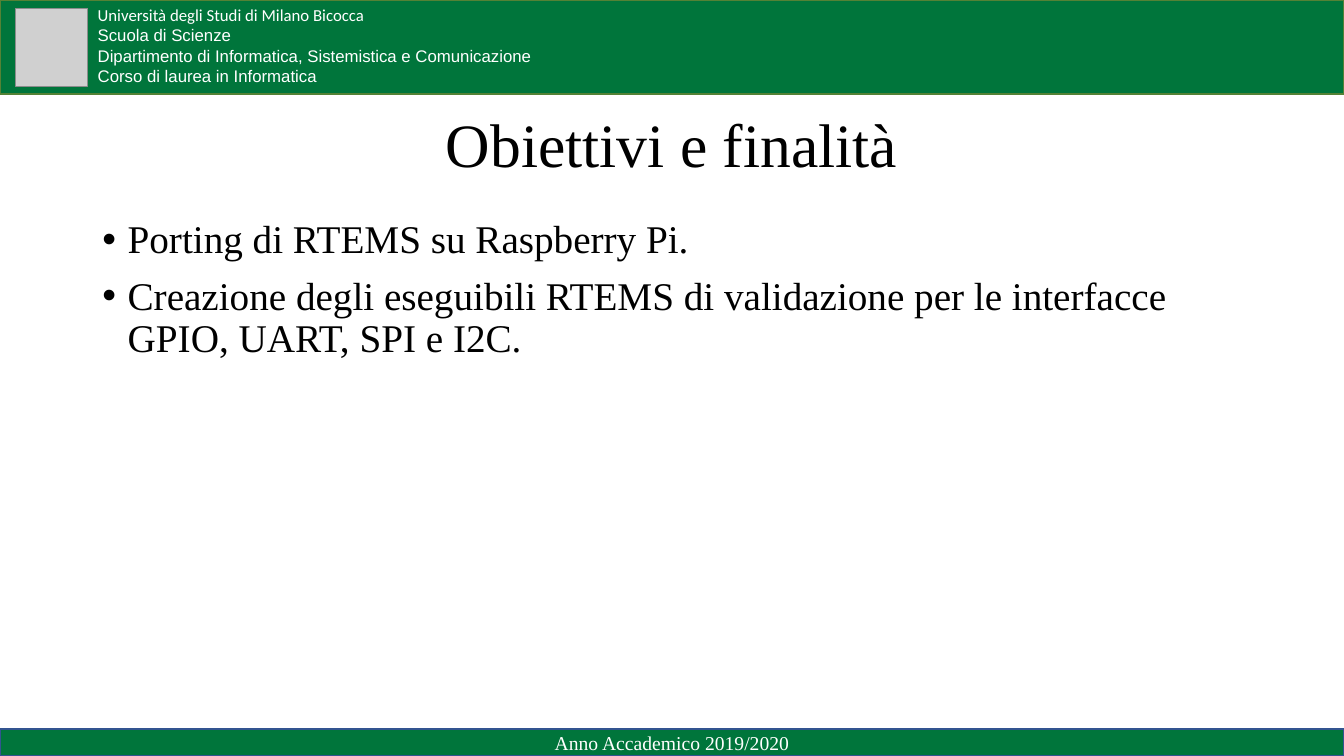
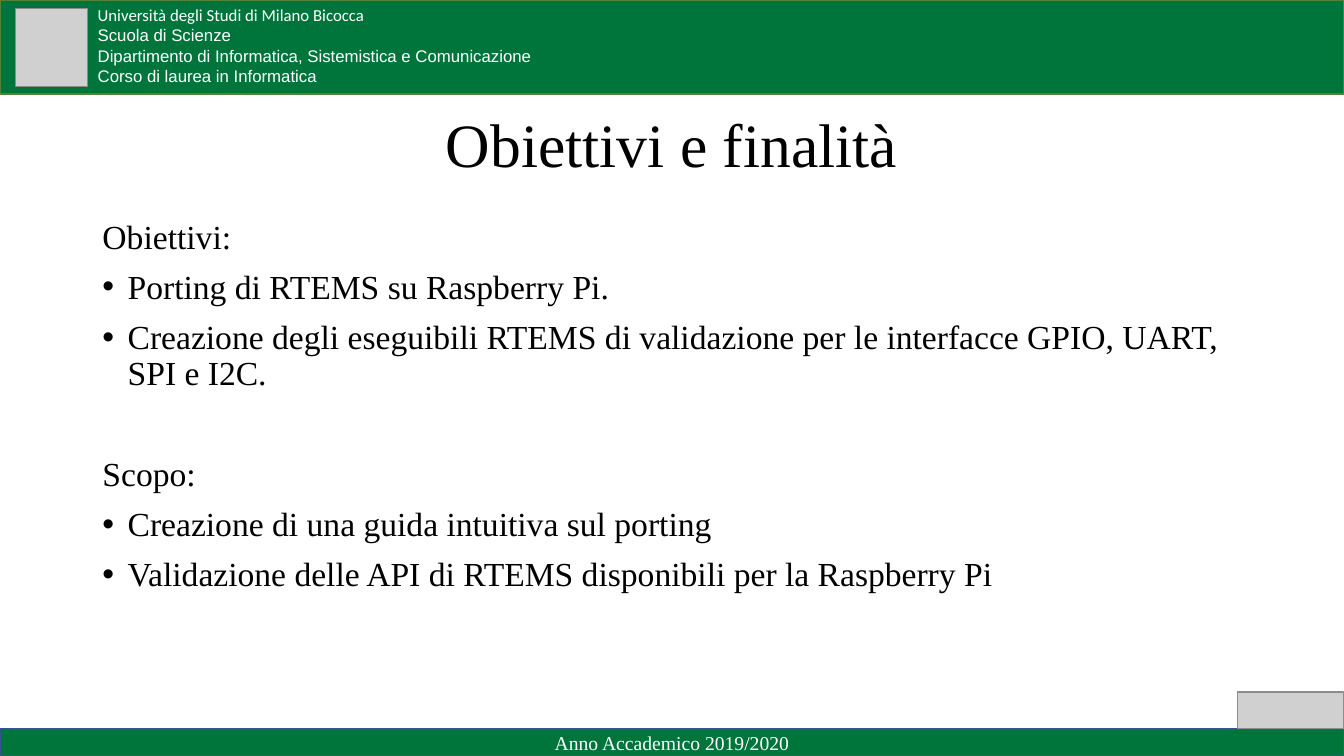
Before and after one commit to Zetlark28/RTEMS-Rpi3B, a slide deck: slide 2 of Presentazione/Presentazione LT.pptx. Drawn at 1344x756 pixels with LibreOffice and Linux fonts; fonts in the diff are those of the drawing; grey boxes stand for pictures. Boxes give left, top, right and bottom in pixels: in the first picture for what was removed or moved away, otherwise in the second. Text is boxed around its words. In the diff, an @@ line names an element or a change of style, - is before the commit and + after.

```diff
--- a/Presentazione/Presentazione LT.pptx
+++ b/Presentazione/Presentazione LT.pptx
@@ text at <box>102,225,231,250</box>: paragraph added @@
+Obiettivi:
@@ text at <box>128,275,1217,386</box>: size 28 to 24 pt in "Porting di RTEMS su Raspberry Pi.", "Creazione degli eseguibili RTEMS di validazione per ..." @@
@@ text at <box>102,463,992,593</box>: paragraphs added @@
+Scopo:
+• Creazione di una guida intuitiva sul porting
+• Validazione delle API di RTEMS disponibili per la Raspberry Pi
@@ picture added at <box>1238,692,1344,729</box> @@
```
Also in this commit, not shown: 11 other slides changed, 1 slide removed, 6 other files.
